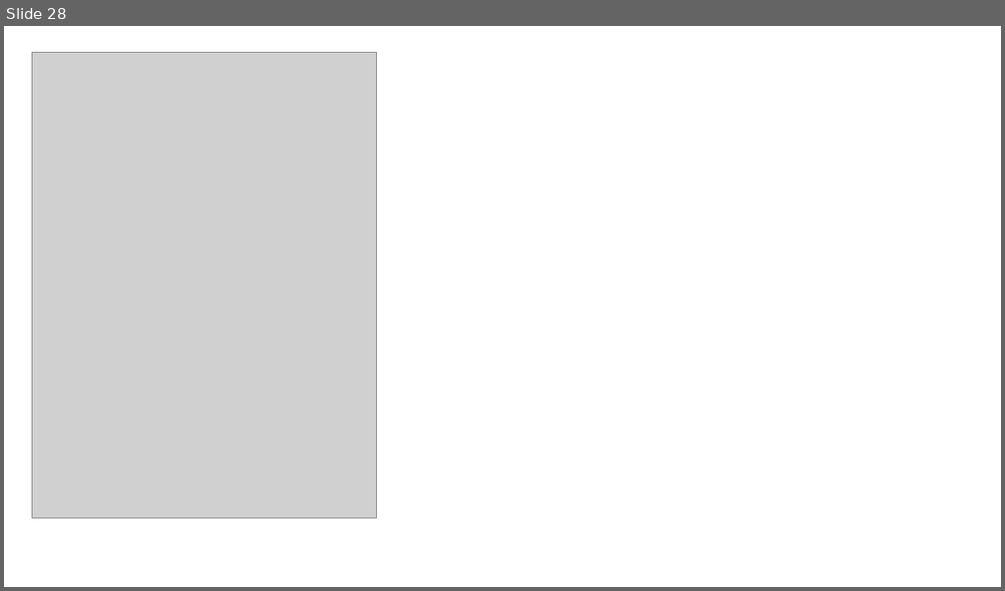
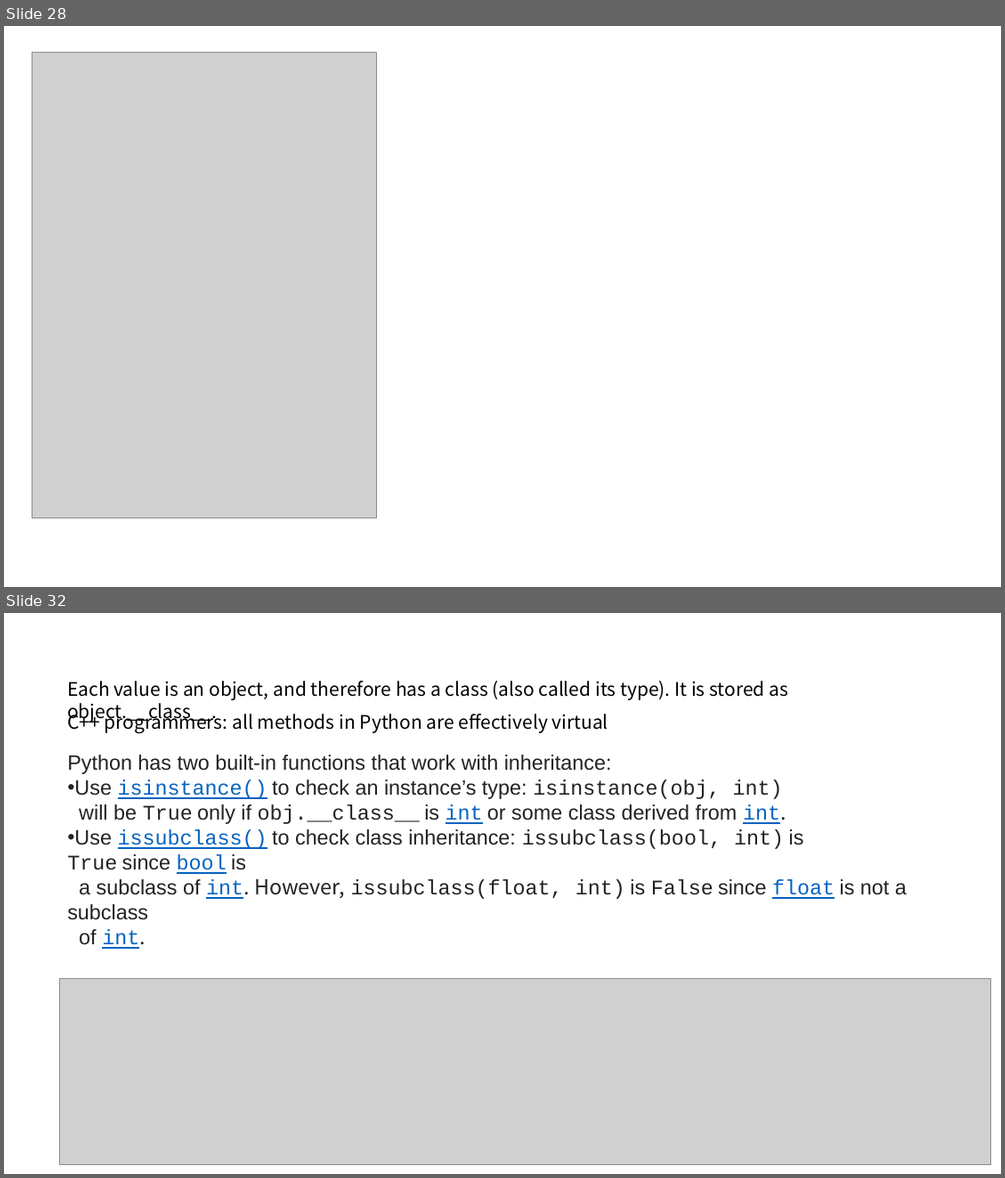
Before and after one commit to bilosikia/learnMarks, a slide deck: python.pptx. Shown one above the other, each under a label of ours: slide 28 before the commit, slides 28 and 32 after it; the slides between them are not shown. The pictures are 1005x591 and 1005x1178 pixels, drawn with LibreOffice and Linux fonts; fonts in the diff are those of the drawing; grey boxes stand for pictures. Boxes give left, top, right and bottom in pixels: in the first picture for what was removed or moved away, otherwise in the second. Text is boxed around its words. In the diff, an @@ line names an element or a change of style, - is before the commit and + after.

Commit message:
update python

```diff
--- a/python.pptx
+++ b/python.pptx
@@ slide 32 added at bbox=[4, 613, 1001, 1174], background #FFFFFF @@
@@ text added at bbox=[67, 681, 788, 700], 18 pt, text #000000 @@
+Each value is an object, and therefore has a class (also called its type). It is stored as object.__class__.
@@ text added at bbox=[67, 710, 608, 733], 18 pt, text #000000 @@
+C++ programmers: all methods in Python are effectively virtual
@@ rectangle added at bbox=[60, 745, 991, 979], fill #FFFFFF, 20 pt, text #222222 @@
+Python has two built-in functions that work with inheritance:
+• Use isinstance() to check an instance’s type: isinstance(obj, int)
+will be True only if obj.__class__ is int or some class derived from int.
+• Use issubclass() to check class inheritance: issubclass(bool, int) is True since bool is
+a subclass of int. However, issubclass(float, int) is False since float is not a subclass
+of int.
@@ picture added at bbox=[60, 979, 991, 1165] @@
```
Also in this commit, not shown: 1 slide changed, 7 other slides added.
